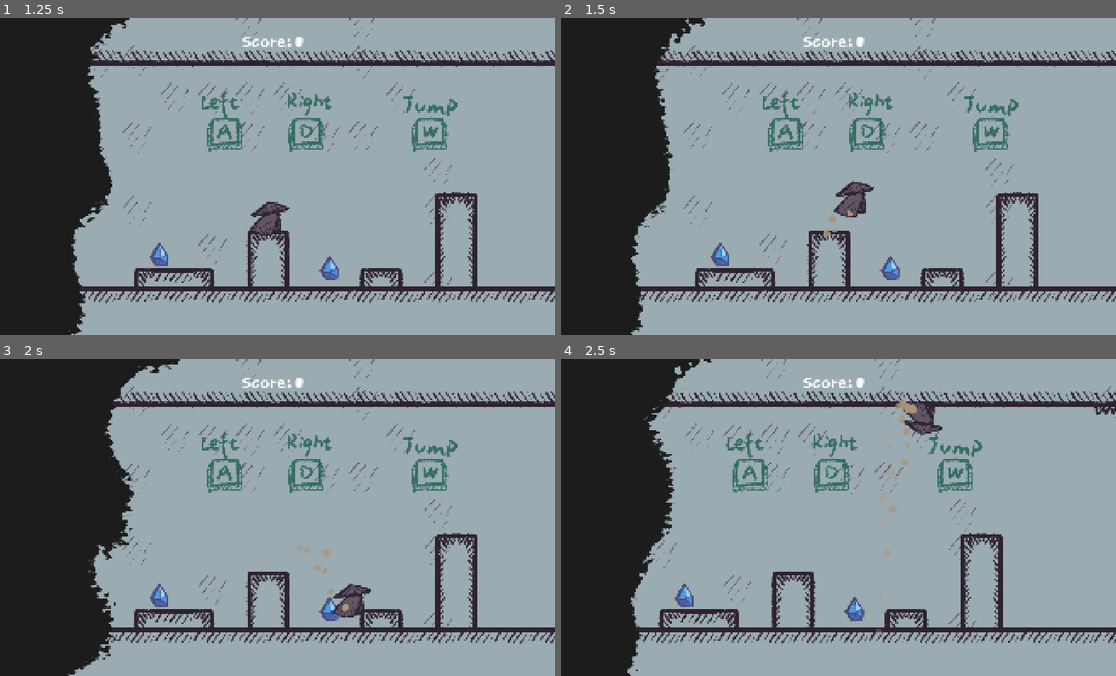
Above: before the commit, frames 1-4 (two rows, left to right).
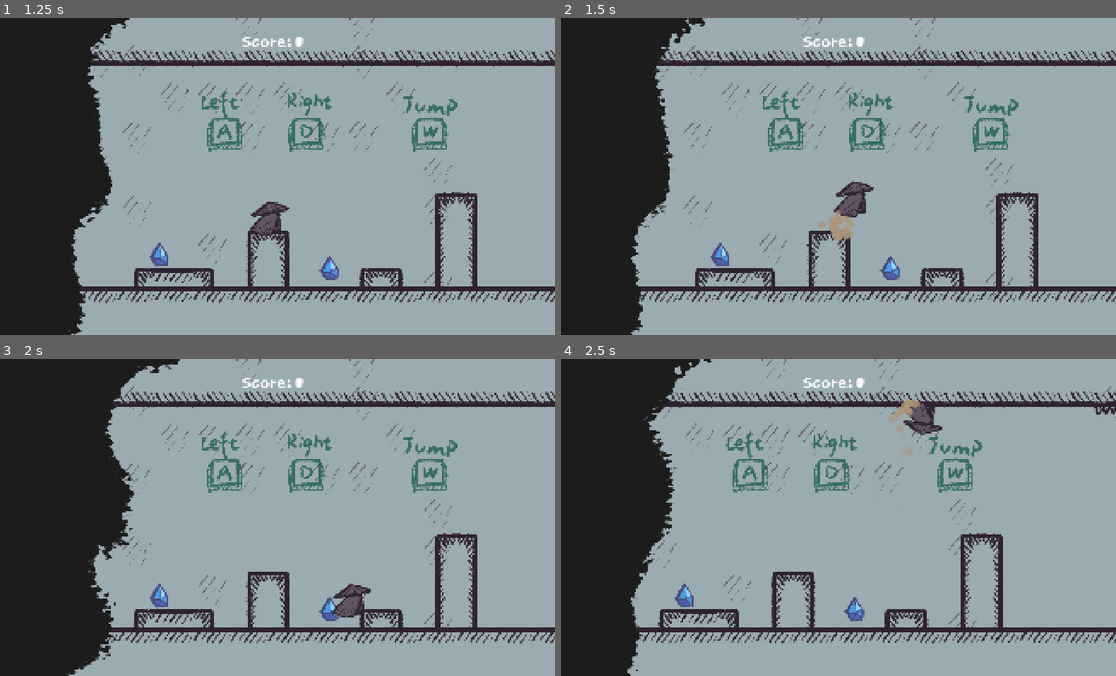
Above: after the commit, the same moments.

Repository: YiTongHu-SC/upside-down
Game: Godot game, scene res://scenes/main.tscn
Two runs of this game, one before a commit and one after it. Both use one fixed random seed, a clock stepped at 60 frames per second and the inputs below.
Inputs:
- Up to frame 1 (1.25 s): click "Start Game" at 0.5 s
- Up to frame 2 (1.5 s): hold D (MOVE_RIGHT) from 1.28 s (still down); tap W (JUMP) at 1.35 s
- Up to frame 3 (2 s): keep holding D (MOVE_RIGHT); tap W (JUMP) at 1.52, 1.82 s
- Up to frame 4 (2.5 s): keep holding D (MOVE_RIGHT); tap Space (DASH) at 2.1 s; tap W (JUMP) at 2.27, 2.3 s

Frame 1 is identical in both runs. In frame 2, 0.3% of the frame differs, in the area x 46-54%, y 60-71%; in frame 3, 0.1%; in frame 4, 0.4%, in the area x 56-65%, y 12-88%.

Commit message:
feat(hero): add jump particles effect
- Create new GPUParticles2D scene for jump effect
- Implement particles_jump in hero.gd and hero.tscn
- Adjust existing particle settings for better visual impact
- Add socket node for jump particles positioning

Diff:
--- /dev/null
+++ b/nodes/gpu_particles_jump.tscn
@@ -0,0 +1,57 @@
+[gd_scene load_steps=10 format=3 uid="uid://bhhko6tcrvink"]
+
+[ext_resource type="Texture2D" uid="uid://x7ad4u7otek1" path="res://images/dust/dust_effect_0003_001.png" id="1_yp4pf"]
+[ext_resource type="Script" uid="uid://cu123vnkcslu4" path="res://nodes/particles_jump.gd" id="2_v7tu3"]
+
+[sub_resource type="Curve" id="Curve_4kahr"]
+_data = [Vector2(0, 1), 0.0, 0.0, 0, 0, Vector2(0.766467, 0), 0.0, 0.0, 0, 0, Vector2(1, 0), 0.0, 0.0, 0, 0]
+point_count = 3
+
+[sub_resource type="CurveTexture" id="CurveTexture_5nhaj"]
+curve = SubResource("Curve_4kahr")
+
+[sub_resource type="Curve" id="Curve_0s01v"]
+_data = [Vector2(0, 1), 0.0, 0.0, 0, 0, Vector2(1, 0.636742), 0.0, 0.0, 0, 0]
+point_count = 2
+
+[sub_resource type="CurveTexture" id="CurveTexture_omvua"]
+curve = SubResource("Curve_0s01v")
+
+[sub_resource type="Curve" id="Curve_5nhaj"]
+_limits = [0.0, 1.0733, 0.0, 3.0]
+_data = [Vector2(0, 0), 0.0, 0.0, 0, 0, Vector2(0.583832, 1.0733), 0.0, 0.0, 0, 0]
+point_count = 2
+
+[sub_resource type="CurveTexture" id="CurveTexture_0s01v"]
+curve = SubResource("Curve_5nhaj")
+
+[sub_resource type="ParticleProcessMaterial" id="ParticleProcessMaterial_4kahr"]
+lifetime_randomness = 0.1
+particle_flag_disable_z = true
+emission_shape = 3
+emission_box_extents = Vector3(10, 10, 1)
+angle_min = 1.07288e-05
+angle_max = 720.0
+direction = Vector3(0, 1, 0)
+spread = 180.0
+initial_velocity_min = 202.28
+initial_velocity_max = 202.28
+angular_velocity_min = -20.0
+angular_velocity_max = 20.0
+gravity = Vector3(0, 0, 0)
+damping_min = 61.585
+damping_max = 61.585
+scale_max = 1.2
+scale_curve = SubResource("CurveTexture_omvua")
+scale_over_velocity_curve = SubResource("CurveTexture_0s01v")
+alpha_curve = SubResource("CurveTexture_5nhaj")
+
+[node name="GPUParticlesJump" type="GPUParticles2D"]
+emitting = false
+amount = 20
+texture = ExtResource("1_yp4pf")
+lifetime = 0.5
+one_shot = true
+explosiveness = 1.0
+process_material = SubResource("ParticleProcessMaterial_4kahr")
+script = ExtResource("2_v7tu3")
--- a/nodes/hero.gd
+++ b/nodes/hero.gd
@@ -11,6 +11,8 @@
 @export var jump_upward_acceleration = 20.0 # Acceleration while holding jump
 @export var jump_gravity = 10.0 # Gravity when not holding jump
 @export var release_gravity = 15.0 # Gravity when releasing jump button
+@export var jump_particles_pk: PackedScene
+@export var socket: Node2D
 
 # Timing parameters for variable jump
 const MIN_JUMP_TIME = 0.05 # 50ms for minimum jump
@@ -35,6 +37,7 @@
 @onready var gravity_dir = 1
 @onready var particles_walk: GPUParticles2D = $GPUParticlesWalk
 @onready var particles_dash: GPUParticles2D = $GPUParticlesDash
+var particles_jump: GPUParticles2D
 
 var init_pos: Vector2
 func _ready():
@@ -47,6 +50,8 @@
 
 func _physics_process(delta):
 	if GameDataGlobal.game_paused: return
+	if not is_on_floor():
+		particles_walk.emitting = false
 
 	if Input.is_action_just_pressed("DASH"):
 		upside_down = !upside_down
@@ -66,6 +71,8 @@
 		is_jumping = true
 		animation.play("jump")
 		current_state = State.JUMP
+		particles_jump = jump_particles_pk.instantiate()
+		socket.add_child(particles_jump)
 
 		# Immediate minimal jump to avoid input lag
 		velocity.y = - min_jump_velocity * physics_unit * gravity_dir
--- a/nodes/hero.tscn
+++ b/nodes/hero.tscn
@@ -1,9 +1,10 @@
-[gd_scene load_steps=19 format=3 uid="uid://bs1xrjb27dvn0"]
+[gd_scene load_steps=20 format=3 uid="uid://bs1xrjb27dvn0"]
 
 [ext_resource type="Material" uid="uid://c53od883rn46n" path="res://materials/hero_mat.tres" id="1_u83nc"]
 [ext_resource type="Script" uid="uid://b0i2nhrdyqgoj" path="res://nodes/hero.gd" id="1_y8yjb"]
 [ext_resource type="Texture2D" uid="uid://38nbiiyriwv2" path="res://images/Hero.png" id="2_y8yjb"]
 [ext_resource type="PackedScene" uid="uid://b10pnt6xfnvai" path="res://nodes/explosion.tscn" id="3_1dsar"]
+[ext_resource type="PackedScene" uid="uid://bhhko6tcrvink" path="res://nodes/gpu_particles_jump.tscn" id="4_5nhaj"]
 [ext_resource type="Texture2D" uid="uid://1til182rov1y" path="res://images/dust/dust_effect_0000_004.png" id="5_4kahr"]
 
 [sub_resource type="RectangleShape2D" id="RectangleShape2D_sgp6g"]
@@ -108,25 +109,24 @@
 lifetime_randomness = 0.1
 particle_flag_disable_z = true
 emission_shape = 3
-emission_box_extents = Vector3(30, 10, 1)
+emission_box_extents = Vector3(10, 10, 1)
 angle_min = 1.07288e-05
 angle_max = 720.0
 direction = Vector3(0, 1, 0)
-spread = 90.0
-initial_velocity_min = 20.0
-initial_velocity_max = 25.0
+spread = 180.0
+initial_velocity_min = 202.28
+initial_velocity_max = 202.28
 angular_velocity_min = -20.0
 angular_velocity_max = 20.0
 gravity = Vector3(0, 0, 0)
-damping_min = 8.0
-damping_max = 8.0
-scale_min = 0.6
-scale_max = 1.1
+damping_min = 61.585
+damping_max = 61.585
+scale_max = 1.2
 scale_curve = SubResource("CurveTexture_omvua")
 scale_over_velocity_curve = SubResource("CurveTexture_0s01v")
 alpha_curve = SubResource("CurveTexture_5nhaj")
 
-[node name="Hero" type="CharacterBody2D"]
+[node name="Hero" type="CharacterBody2D" node_paths=PackedStringArray("socket")]
 material = ExtResource("1_u83nc")
 collision_mask = 7
 floor_block_on_wall = false
@@ -136,6 +136,8 @@
 explosion = ExtResource("3_1dsar")
 physics_unit = 200
 switch_jump_velocity = 10
+jump_particles_pk = ExtResource("4_5nhaj")
+socket = NodePath("JumpParticles")
 
 [node name="CollisionShape2D" type="CollisionShape2D" parent="."]
 position = Vector2(1, 13.5)
@@ -155,15 +157,18 @@
 [node name="GPUParticlesWalk" type="GPUParticles2D" parent="."]
 position = Vector2(-21, 34)
 emitting = false
-amount = 16
+amount = 24
 texture = ExtResource("5_4kahr")
 process_material = SubResource("ParticleProcessMaterial_4kahr")
 
 [node name="GPUParticlesDash" type="GPUParticles2D" parent="."]
 position = Vector2(-21, 34)
 emitting = false
-amount = 30
+amount = 40
 texture = ExtResource("5_4kahr")
-lifetime = 0.5
+lifetime = 0.35
 one_shot = true
 process_material = SubResource("ParticleProcessMaterial_4kahr")
+
+[node name="JumpParticles" type="Node2D" parent="."]
+position = Vector2(-7, 40)
--- /dev/null
+++ b/nodes/particles_jump.gd
@@ -0,0 +1,9 @@
+extends GPUParticles2D
+
+@export var particles_lifetime = 0.5
+
+func _ready():
+	one_shot = true
+	emitting = true
+	await get_tree().create_timer(particles_lifetime).timeout
+	queue_free()
Not shown, added: nodes/particles_jump.gd.uid
